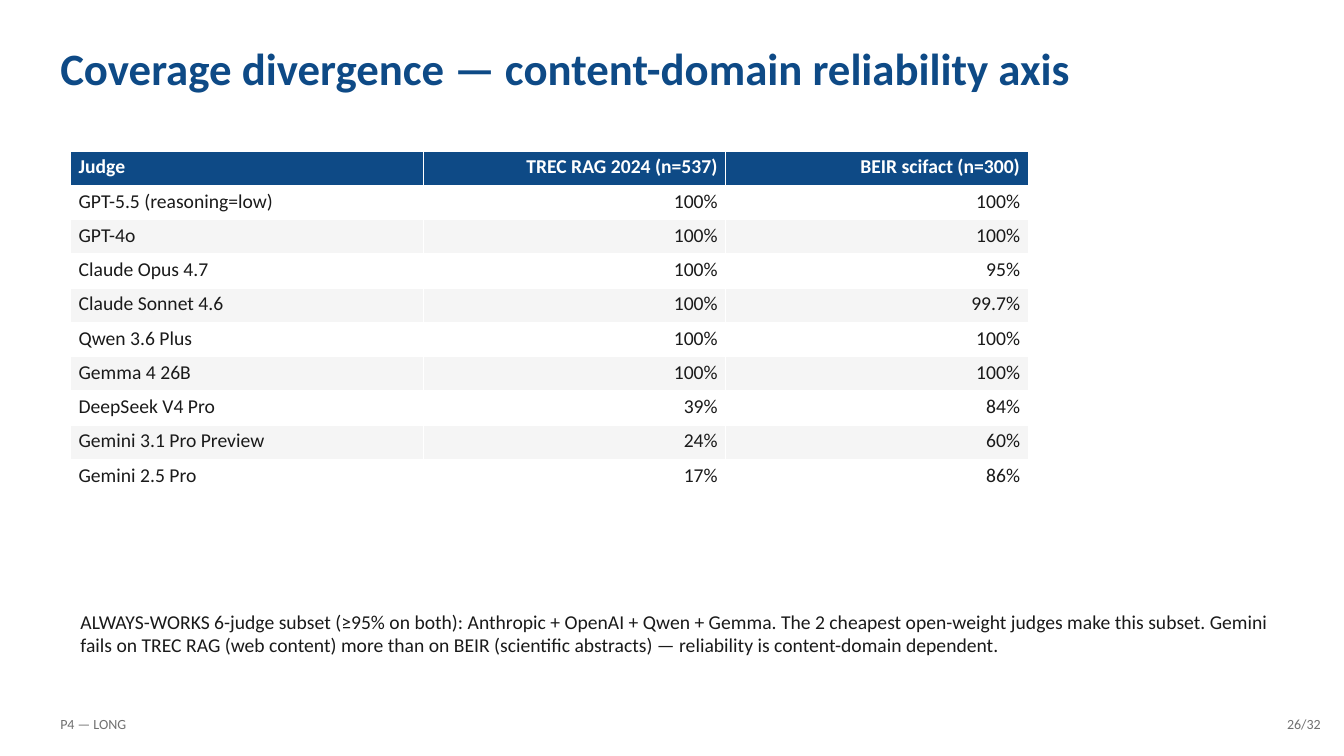
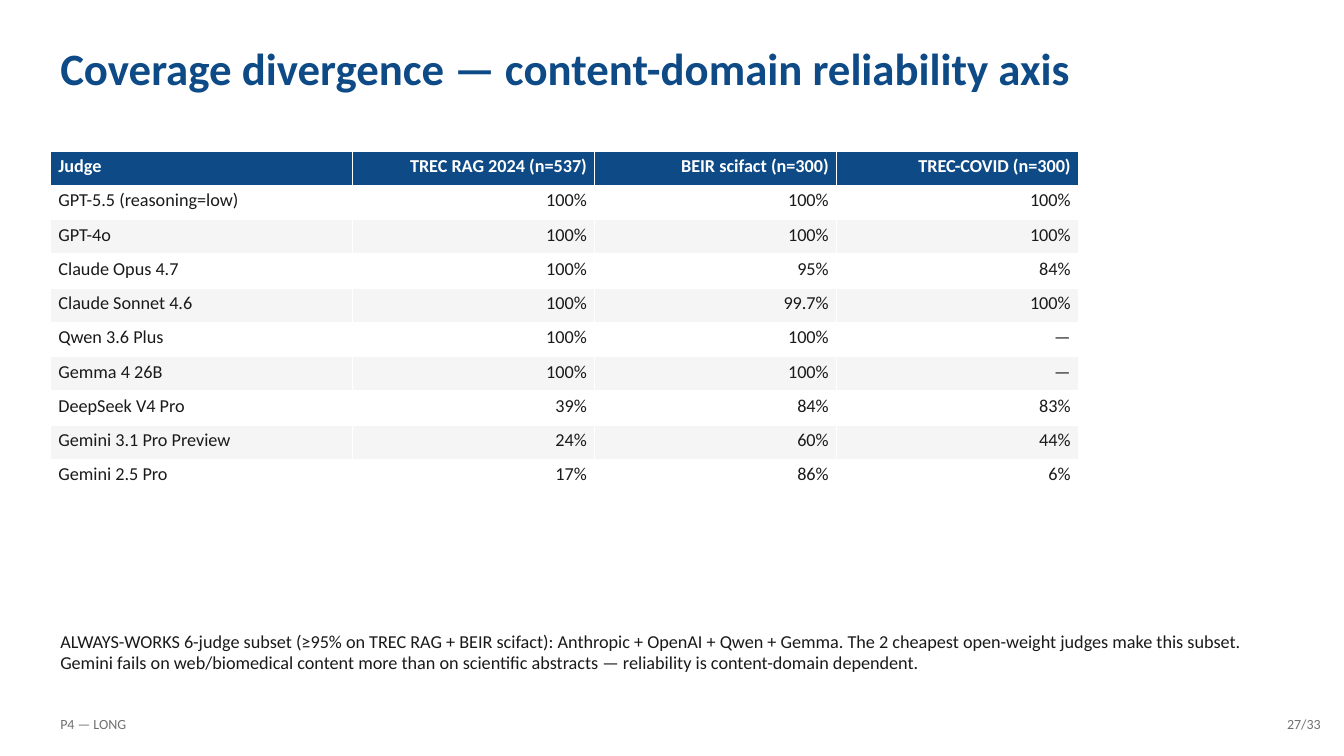
Before and after one commit to asukul/RAG-Eval-LLM-Judge, a slide deck: slide 27 of slides/P4-LONG.pptx (slide 26 before the commit). Drawn at 1344x756 pixels with LibreOffice and Linux fonts; fonts in the diff are those of the drawing. Boxes give left, top, right and bottom in pixels: in the first picture for what was removed or moved away, otherwise in the second. Text is boxed around its words. In the diff, an @@ line names an element or a change of style, - is before the commit and + after.

Commit message:
Refresh slides + add TREC-COVID slide to both decks
- New slide_trec_covid_results function showing per-judge kappa
  + ensemble for the third validation corpus (currently frontier-7
  numbers; open-weight supplement run is in flight, slide will be
  re-rendered as 9-judge once that merges)
- slide_coverage_finding extended to 3-corpus table (was 2 cols,
  now adds TREC-COVID column with frontier-7 coverage data)
- Both decks regenerated:
    P4-SHORT: 15 -> 16 slides
    P4-LONG : 32 -> 33 slides
- SLIDES_REFERENCE.md updated:
    Section 1: deck slide counts
    Section 2: slide-by-slide map (added trec-covid entries in
               both SHORT and LONG)
    Section 3: TREC-COVID headline numbers added under External
               validation section

```diff
--- a/slides/P4-LONG.pptx
+++ b/slides/P4-LONG.pptx
@@ table at (50, 151, 1079, 494) @@
+column 4: TREC-COVID (n=300) | 100% | 100% | 84% | 100% | — | — | 83% | 44% | 6%
@@ table: place and size @@
-table at (71, 151, 1028, 494)
+table at (50, 151, 1079, 494)
@@ text at (60, 635, 1240, 672): text changed; size 14 to 13 pt @@
-ALWAYS-WORKS 6-judge subset (≥95% on both): Anthropic + OpenAI + Qwen + Gemma. The 2 cheapest open-weight judges make this subset. Gemini fails on TREC RAG (web content) more than on BEIR (scientific abstracts) — reliability is content-domain dependent.
+ALWAYS-WORKS 6-judge subset (≥95% on TREC RAG + BEIR scifact): Anthropic + OpenAI + Qwen + Gemma. The 2 cheapest open-weight judges make this subset. Gemini fails on web/biomedical content more than on scientific abstracts — reliability is content-domain dependent.
@@ text at (1287, 719, 1321, 730): text changed @@
-26/32
+27/33
```
Also in this commit, not shown: 31 other slides changed, 1 slide added, 3 other files.
